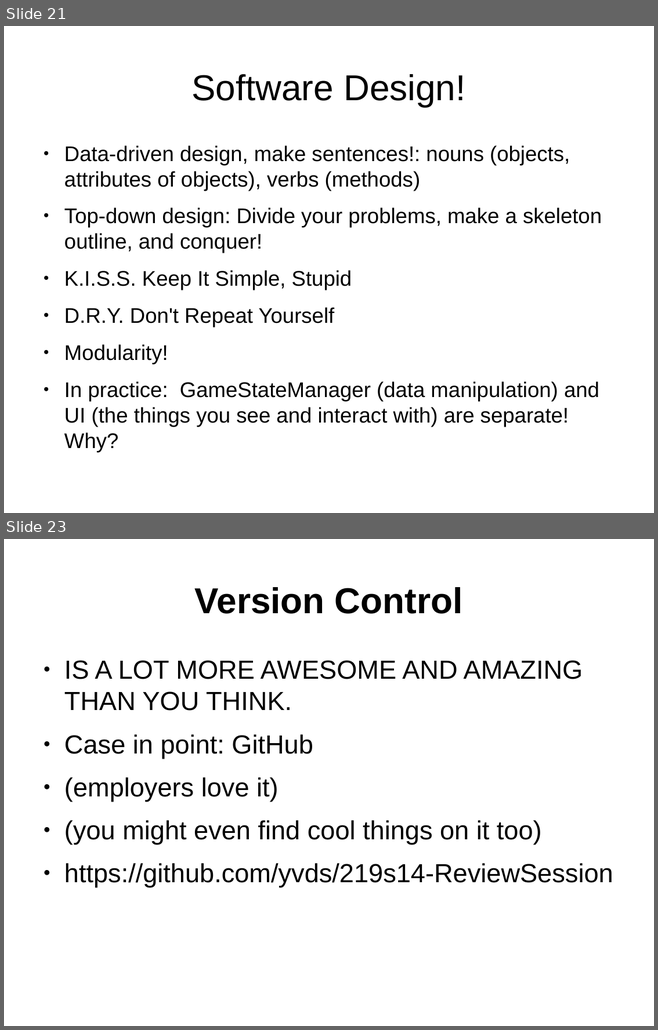
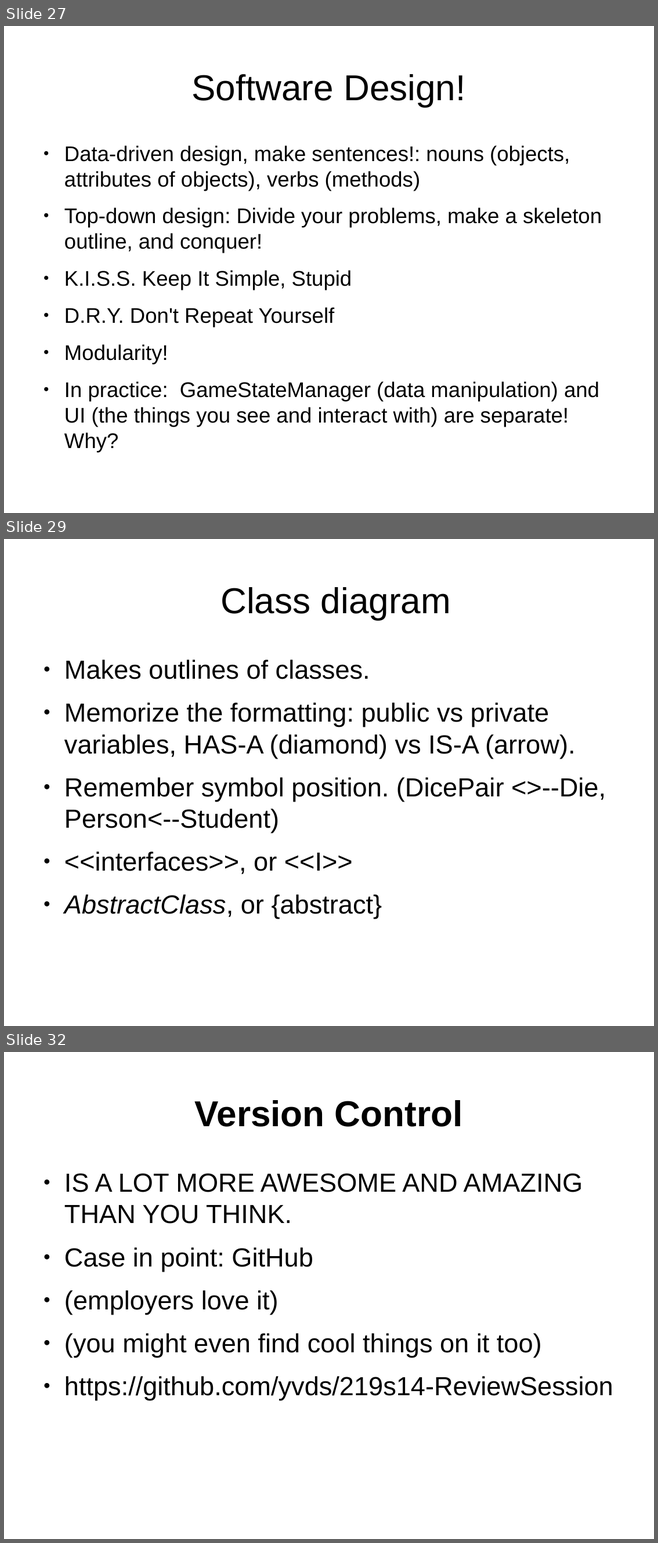
Before and after one commit to yv444/cse219-review, a slide deck: midterm_review.odp. Shown one above the other, each under a label of ours: slides 21 and 23 before the commit, slides 27, 29 and 32 after it; the slides between them are not shown. The pictures are 658x1030 and 658x1543 pixels, drawn with LibreOffice and Linux fonts; fonts in the diff are those of the drawing. Boxes give left, top, right and bottom in pixels: in the first picture for what was removed or moved away, otherwise in the second. Text is boxed around its words. In the diff, an @@ line names an element or a change of style, - is before the commit and + after.

```diff
--- a/midterm_review.odp
+++ b/midterm_review.odp
@@ slide 29 added at bbox=[4, 539, 654, 1026], background #FFFFFF @@
@@ title added at bbox=[220, 587, 451, 620], 44 pt, text #000000 @@
+Class diagram
@@ text added at bbox=[64, 660, 605, 919], 32 pt, text #000000 @@
+● Makes outlines of classes.
+● Memorize the formatting: public vs private variables, HAS-A (diamond) vs IS-A (arrow).
+● Remember symbol position. (DicePair <>--Die, Person<--Student)
+● <<interfaces>>, or <<I>>
+● AbstractClass, or {abstract}
@@ what was slide 21 is now slide 27 @@
@@ what was slide 23 is now slide 32 @@
```
Also in this commit, not shown: 3 slides changed, 8 other slides added, 2 other files.
